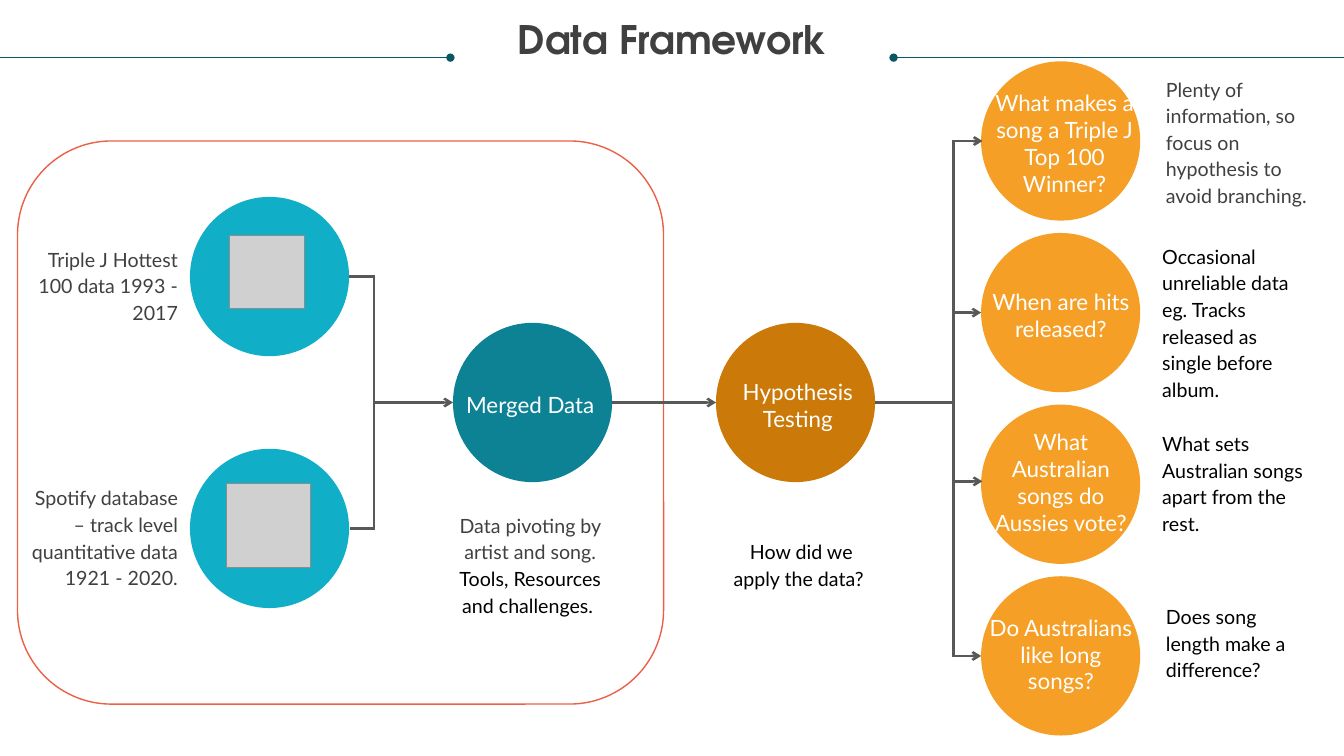
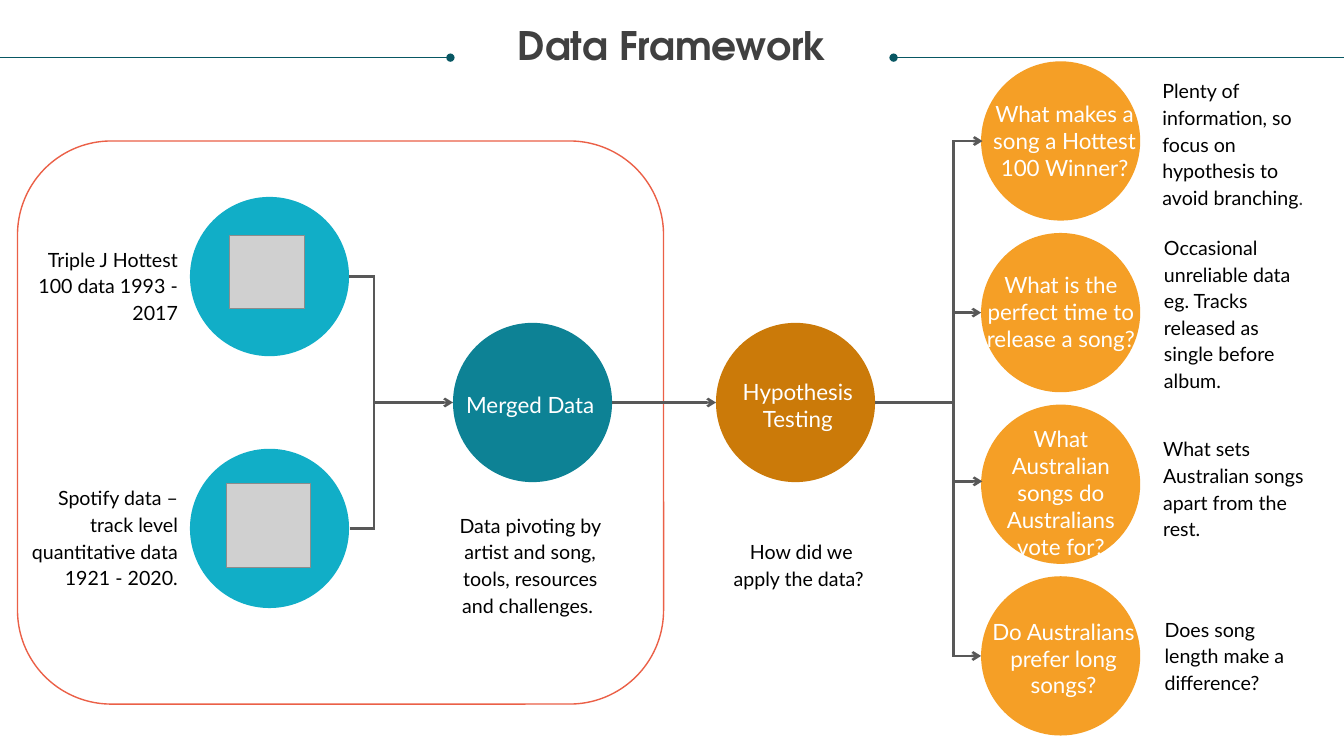
Before and after one commit to relaernu/project_1, a slide deck: slide 5 of Documents/Let the music speak.pptx. Drawn at 1344x756 pixels with LibreOffice and Linux fonts; fonts in the diff are those of the drawing; grey boxes stand for pictures. Boxes give left, top, right and bottom in pixels: in the first picture for what was removed or moved away, otherwise in the second. Text is boxed around its words. In the diff, an @@ line names an element or a change of style, - is before the commit and + after.

```diff
--- a/Documents/Let the music speak.pptx
+++ b/Documents/Let the music speak.pptx
@@ text "Data Framework": place and size @@
-text "Data Framework" at <box>518,25,826,55</box>
+text "Data Framework" at <box>518,31,826,61</box>
@@ text "Plenty of information, so focus ..." at <box>1162,83,1304,209</box>: text colour #404040 to #000000 @@
@@ text at <box>993,102,1136,176</box>: text changed @@
-What makes a song a Triple J Top 100 Winner?
+What makes a song a Hottest 100 Winner?
@@ text "Triple J Hottest 100 data ..." at <box>38,252,178,320</box>: text colour #404040 to #000000 @@
@@ text "Occasional unreliable data eg. Tracks ...": place and size @@
-text "Occasional unreliable data eg. Tracks ..." at <box>1162,249,1288,397</box>
+text "Occasional unreliable data eg. Tracks ..." at <box>1164,240,1290,388</box>
@@ text at <box>987,276,1134,352</box>: text changed @@
-When are hits released?
+What is the perfect time to release a song?
@@ text at <box>1007,430,1115,560</box>: text changed @@
-What Australian songs do Aussies vote?
+What Australian songs do Australians vote for?
@@ text "What sets Australian songs apart ...": place and size @@
-text "What sets Australian songs apart ..." at <box>1162,436,1302,531</box>
+text "What sets Australian songs apart ..." at <box>1163,441,1303,536</box>
@@ text at <box>32,490,178,585</box>: text changed; text colour #404040 to #000000 @@
-Spotify database – track level quantitative data 1921 - 2020.
+Spotify data – track level quantitative data 1921 - 2020.
@@ text at <box>460,518,601,617</box>: text changed @@
-Data pivoting by artist and song.
-Tools, Resources and challenges.
+Data pivoting by artist and song,
+tools, resources and challenges.
@@ text at <box>992,620,1135,697</box>: text changed @@
-Do Australians like long songs?
+Do Australians prefer long songs?
@@ text "Does song length make a ...": place and size @@
-text "Does song length make a ..." at <box>1166,610,1286,677</box>
+text "Does song length make a ..." at <box>1165,623,1284,690</box>
```
Also in this commit, not shown: 14 other slides changed, 1 slide removed.
